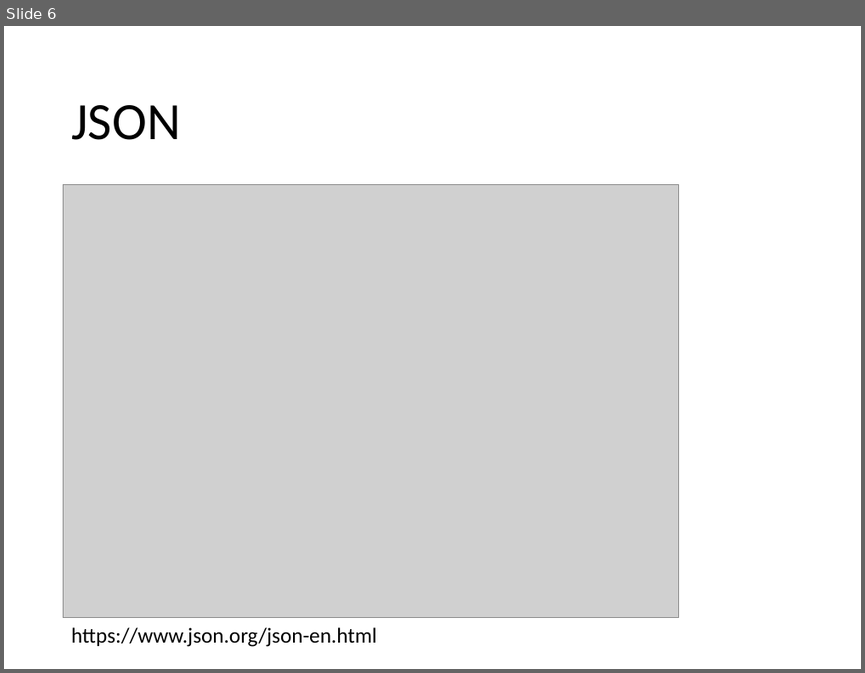
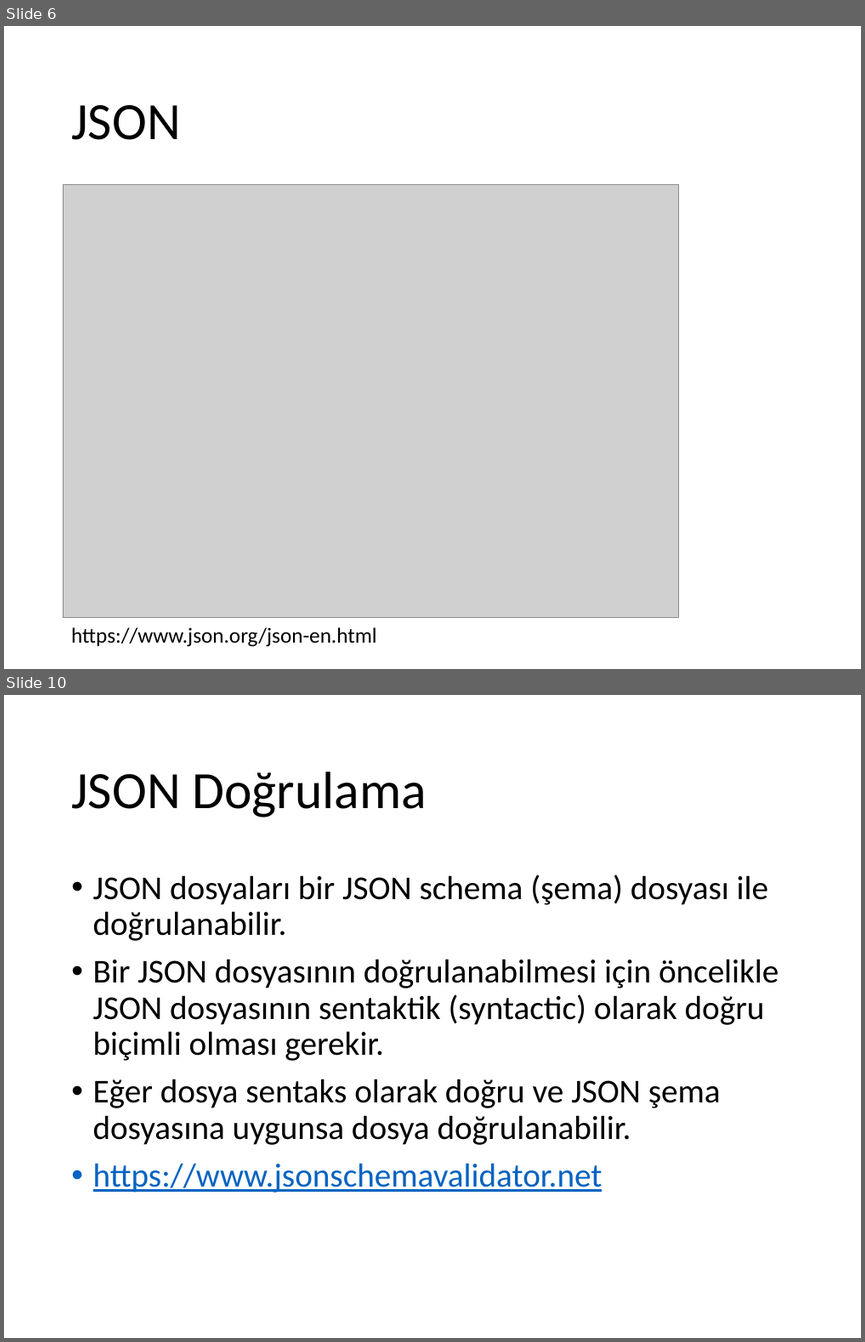
Before and after one commit to ihpar/dbms, a slide deck: Slides/Ders 2 JSON.pptx. Shown one above the other, each under a label of ours: slide 6 before the commit, slides 6 and 10 after it; the slides between them are not shown. The pictures are 865x673 and 865x1342 pixels, drawn with LibreOffice and Linux fonts; fonts in the diff are those of the drawing; grey boxes stand for pictures. Boxes give left, top, right and bottom in pixels: in the first picture for what was removed or moved away, otherwise in the second. Text is boxed around its words. In the diff, an @@ line names an element or a change of style, - is before the commit and + after.

Commit message:
adds client server messaging example with JSON

```diff
--- a/Slides/Ders 2 JSON.pptx
+++ b/Slides/Ders 2 JSON.pptx
@@ slide 10 added at [4,695,861,1338], background #FFFFFF @@
@@ title added at [71,771,426,817], 44 pt, text #000000 @@
+JSON Doğrulama
@@ text added at [93,874,778,1192], 28 pt, text #000000 @@
+• JSON dosyaları bir JSON schema (şema) dosyası ile doğrulanabilir.
+• Bir JSON dosyasının doğrulanabilmesi için öncelikle JSON dosyasının sentaktik (syntactic) olarak doğru biçimli olması gerekir.
+• Eğer dosya sentaks olarak doğru ve JSON şema dosyasına uygunsa dosya doğrulanabilir.
+• https://www.jsonschemavalidator.net
```
Also in this commit, not shown: 2 slides changed, 2 other slides added, 3 other files.
